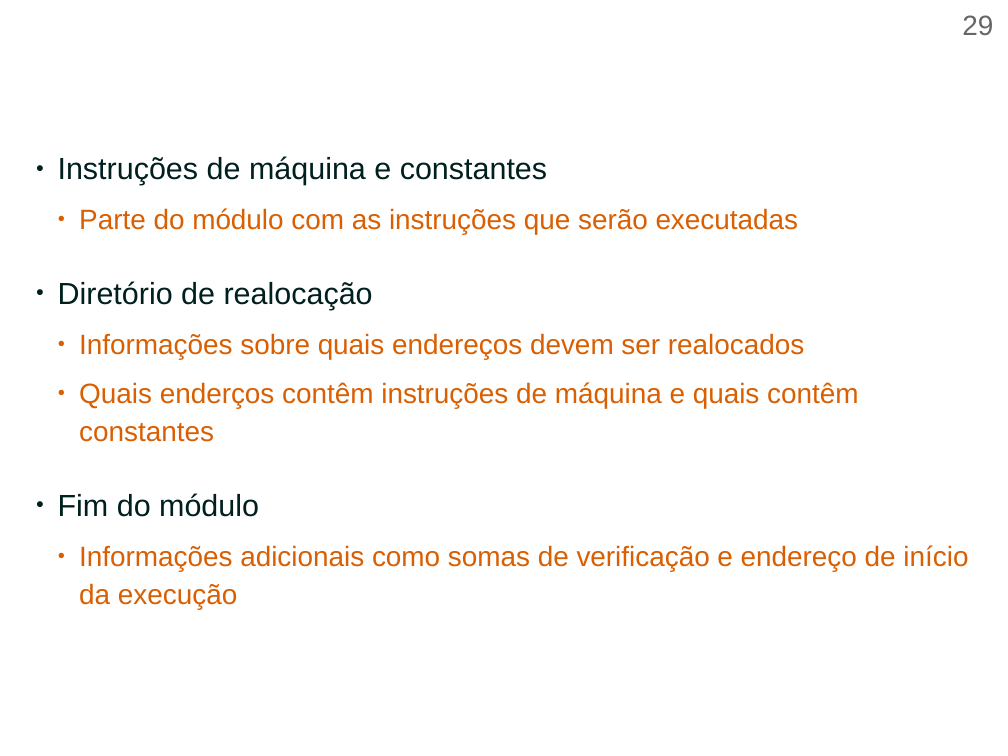
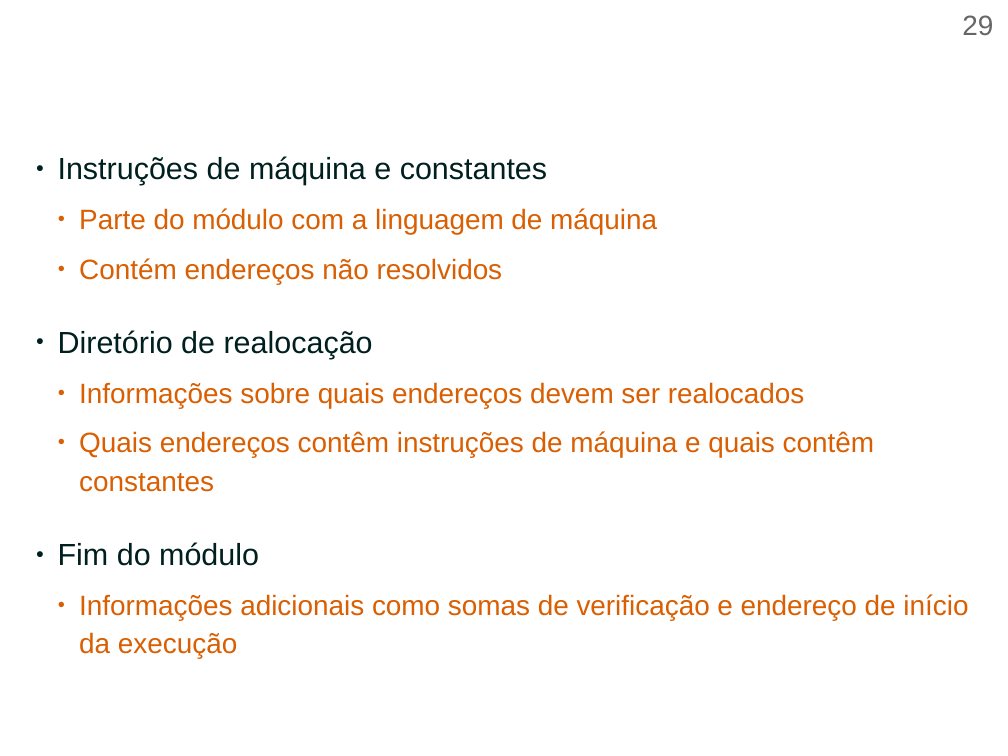
Before and after one commit to efurlanm/teaching, a slide deck: slide 29 of aed/AED-U1S2-Assembly.odp. Drawn at 1008x756 pixels with LibreOffice and Linux fonts; fonts in the diff are those of the drawing; background and template pictures are left out. Boxes give left, top, right and bottom in pixels: in the first picture for what was removed or moved away, otherwise in the second. Text is boxed around its words. In the diff, an @@ line names an element or a change of style, - is before the commit and + after.

```diff
--- a/aed/AED-U1S2-Assembly.odp
+++ b/aed/AED-U1S2-Assembly.odp
@@ text at [79, 208, 657, 284]: text changed @@
-  ● Parte do módulo com as instruções que serão executadas
+  ● Parte do módulo com a linguagem de máquina
+  ● Contém endereços não resolvidos
@@ text at [79, 431, 874, 492]: text changed @@
-  ● Quais enderços contêm instruções de máquina e quais contêm constantes
+  ● Quais endereços contêm instruções de máquina e quais contêm constantes
```
Also in this commit, not shown: 30 other slides changed, 18 other files.
